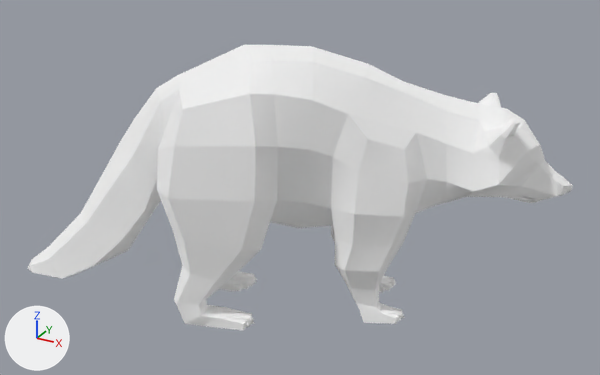
A saved change to the glTF model public/models/raccoon.glb.
Before and after are seen from a 50 mm lens placed at (0.645, -1.072, 0.739), pointed at (0.067, -0.02, 0.214). Arrows for +X, +Y and +Z are at lower left; the lights stay in place. Where no turn or scale is listed for an object, it has been applied to the vertices.
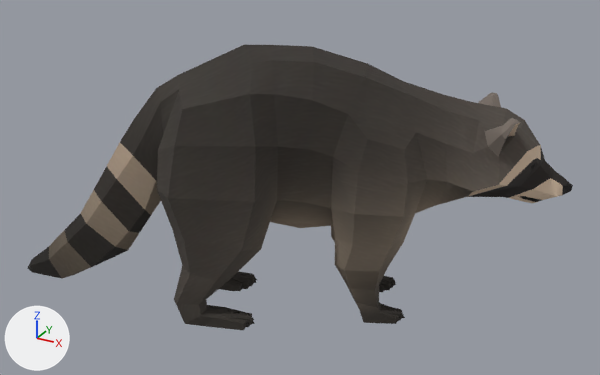
The newer file is also turned or shifted as a whole; pictures and numbers use the older file's frame.

What changed in the scene script:
```text
Add img_racoon_diffuse:
    img_racoon_diffuse = load_image('Racoon_diffuse', '_unpacked/Racoon_diffuse', 1024, 1024, 'sRGB')
Add mat_material_002:
    mat_material_002 = principled_material('Material.002')
    mat_material_002.texture = img_racoon_diffuse
    mat_material_002.roughness = 1.0
Change me_0:
    where me_0.from_pydata(...)  # 702 vertices, 1398 faces; spans x -0.381..0.382, y -0.23..0.222, z -0.001..0.441
    remove me_0.materials.append(mat_racoon)  # white #ffffff
    add me_0.materials.append(mat_material_002)  # picture img_racoon_diffuse
```

Pixel boxes (x1, y1, x2, y2) of what changed, in the pictures (600 x 375 px):
'Object_12', recoloured (white to black)
    both: (28, 45, 573, 330)
